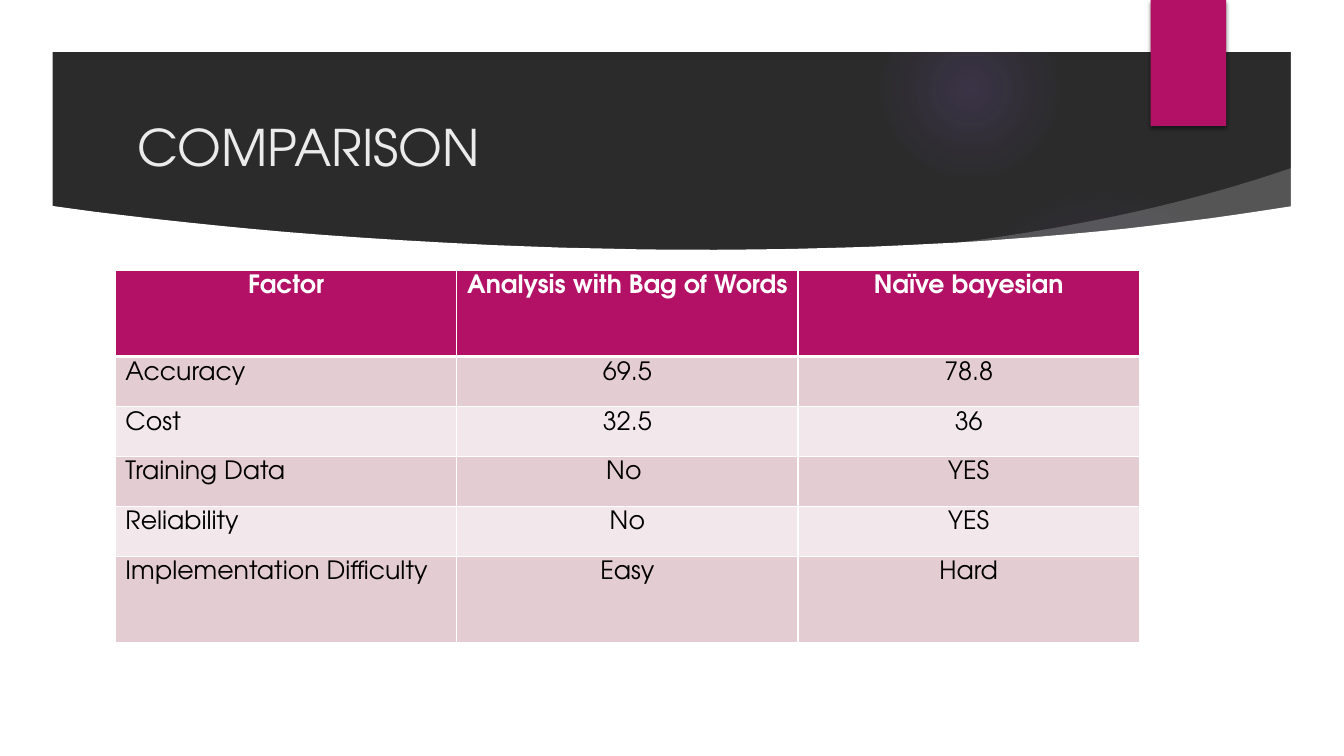
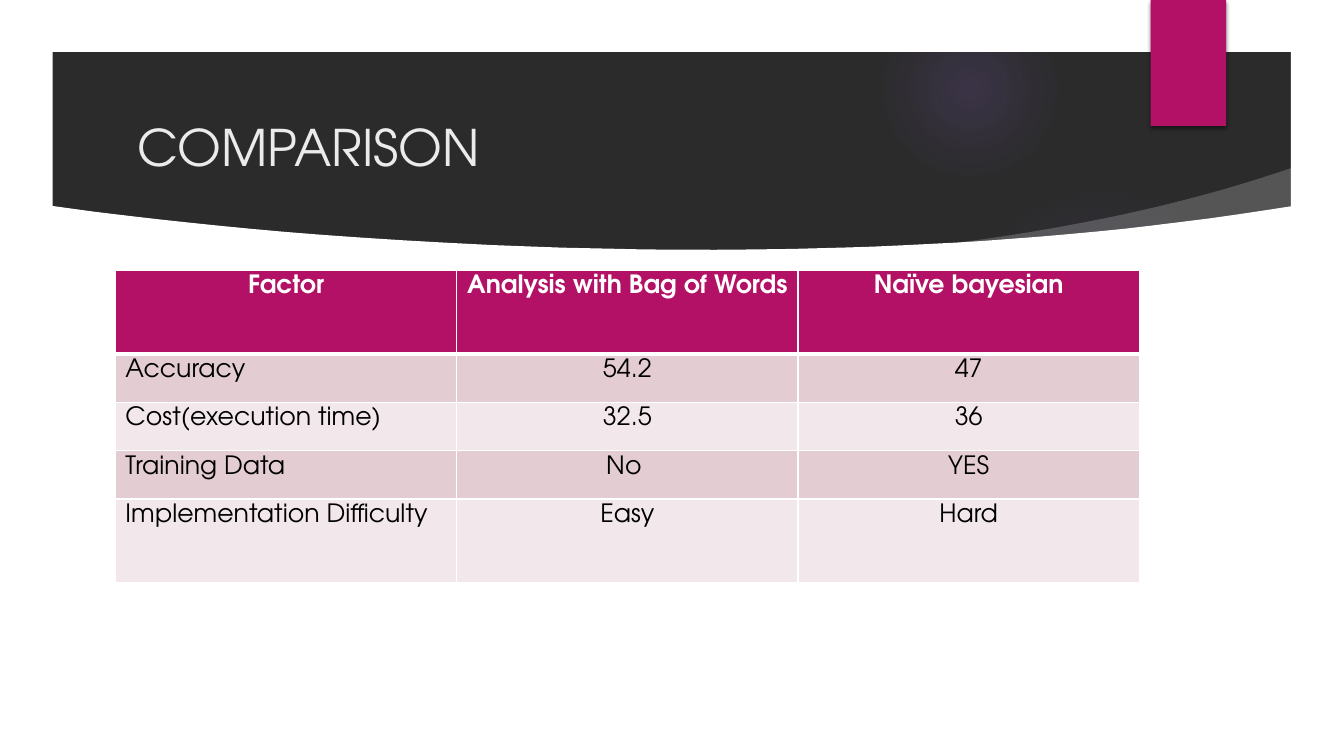
Before and after one commit to Hari-pyt/Sentimental-Analysis-with-bag-of-words-and-naive-bayesian-with-R-language, a slide deck: slide 29 of presentation.pptx. Drawn at 1344x756 pixels with LibreOffice and Linux fonts; fonts in the diff are those of the drawing; background and template pictures are left out; a plain dark background stands for a picture behind light text. Boxes give left, top, right and bottom in pixels: in the first picture for what was removed or moved away, otherwise in the second. Text is boxed around its words. In the diff, an @@ line names an element or a change of style, - is before the commit and + after.

```diff
--- a/presentation.pptx
+++ b/presentation.pptx
@@ table at (x1=115, y1=270, x2=1140, y2=583) @@
-row 2, column 2: 69.5
+row 2, column 2: 54.2
-row 2, column 3: 78.8
+row 2, column 3: 47
-row 3, column 1: Cost
+row 3, column 1: Cost(execution time)
-row 5: Reliability | No | YES
```
Also in this commit, not shown: 4 other slides changed, 1 slide removed, 2 other files.
